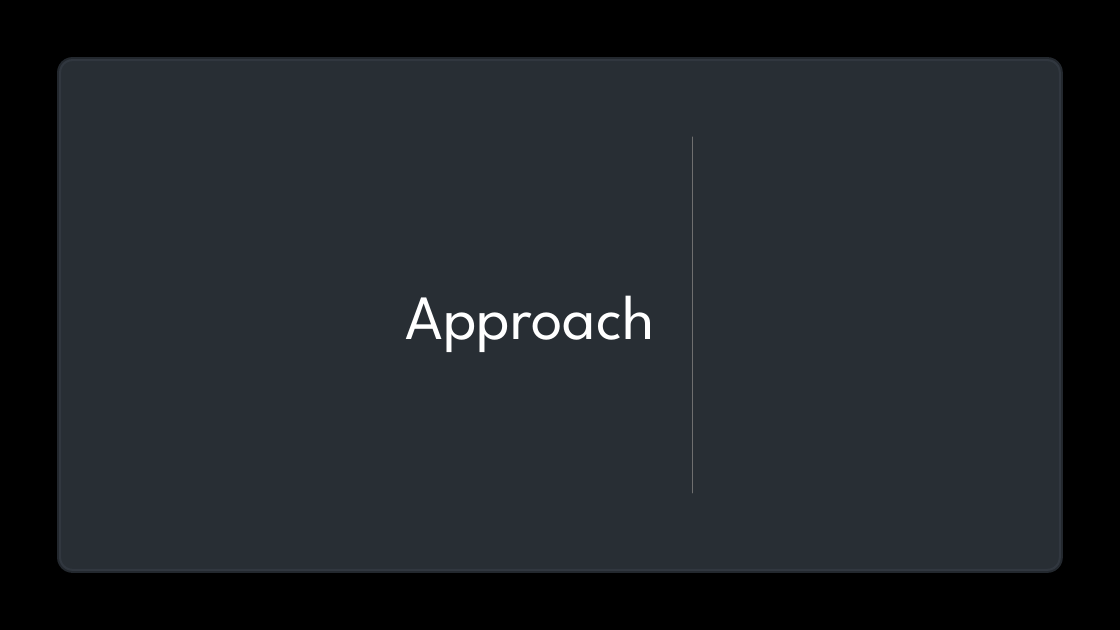
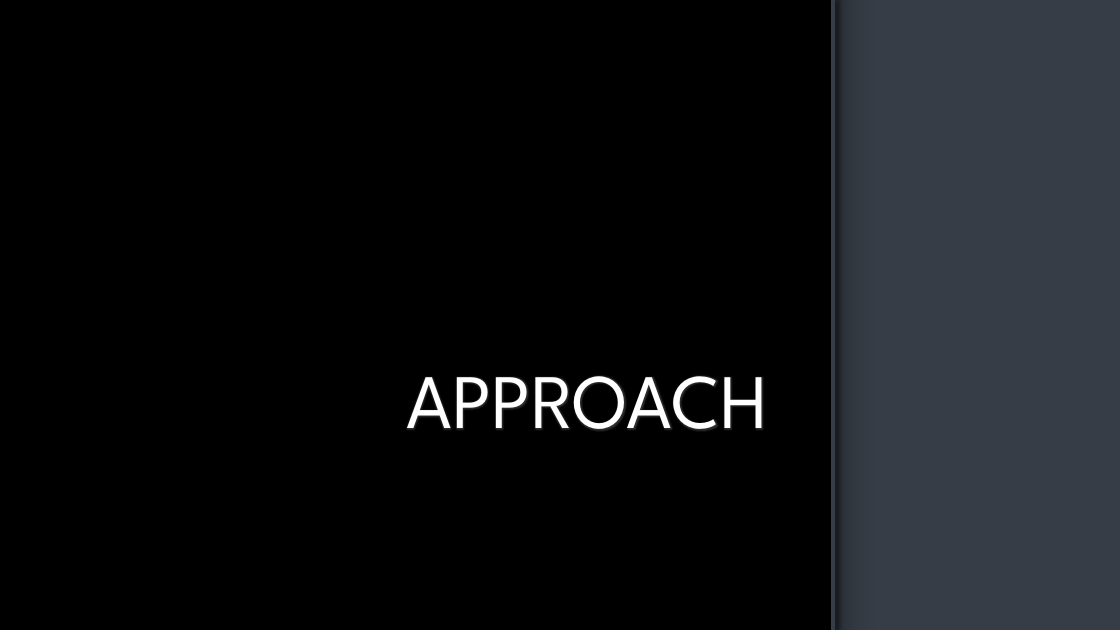
Before and after one commit to CSUMBPelicanCollective/CST205, a slide deck: slide 4 of Final Project/finalProjectPresentation_LastName_FirstName.pptx (slide 5 before the commit). Drawn at 1120x630 pixels with LibreOffice and Linux fonts; fonts in the diff are those of the drawing; background and template pictures are left out. Boxes give left, top, right and bottom in pixels: in the first picture for what was removed or moved away, otherwise in the second. Text is boxed around its words. In the diff, an @@ line names an element or a change of style, - is before the commit and + after.

```diff
--- a/Final Project/finalProjectPresentation_LastName_FirstName.pptx
+++ b/Final Project/finalProjectPresentation_LastName_FirstName.pptx
@@ rectangle added at (x1=833, y1=0, x2=1120, y2=630), fill #363D46 @@
@@ line added from (833, 630) to (833, 0), #282E35 3 pt @@
@@ rectangle added at (x1=836, y1=0, x2=878, y2=630), fill gradient #363D46 to #282E35 @@
@@ rounded rectangle removed at (x1=59, y1=59, x2=1061, y2=571) @@
@@ title "APPROACH" at (x1=406, y1=376, x2=767, y2=430): vertical alignment middle to bottom @@
@@ line removed from (692, 137) to (692, 493) @@
@@ title at (x1=406, y1=376, x2=767, y2=430): text changed; size 54 to 66 pt @@
-Approach
+APPROACH
```
Also in this commit, not shown: 6 other slides changed, 2 slides removed, 2 other files.
